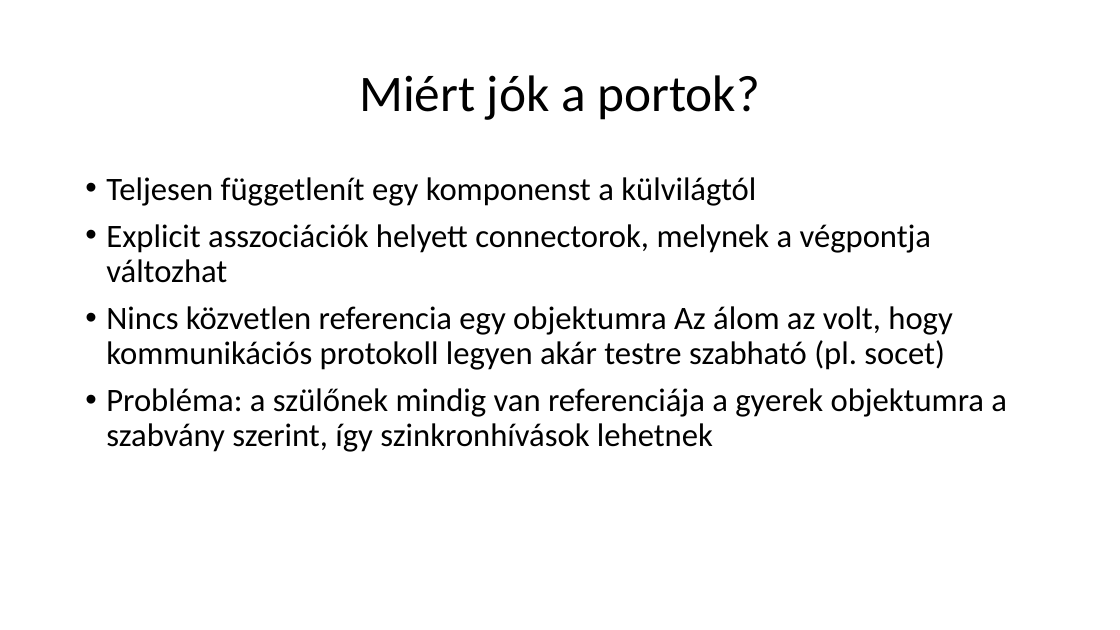
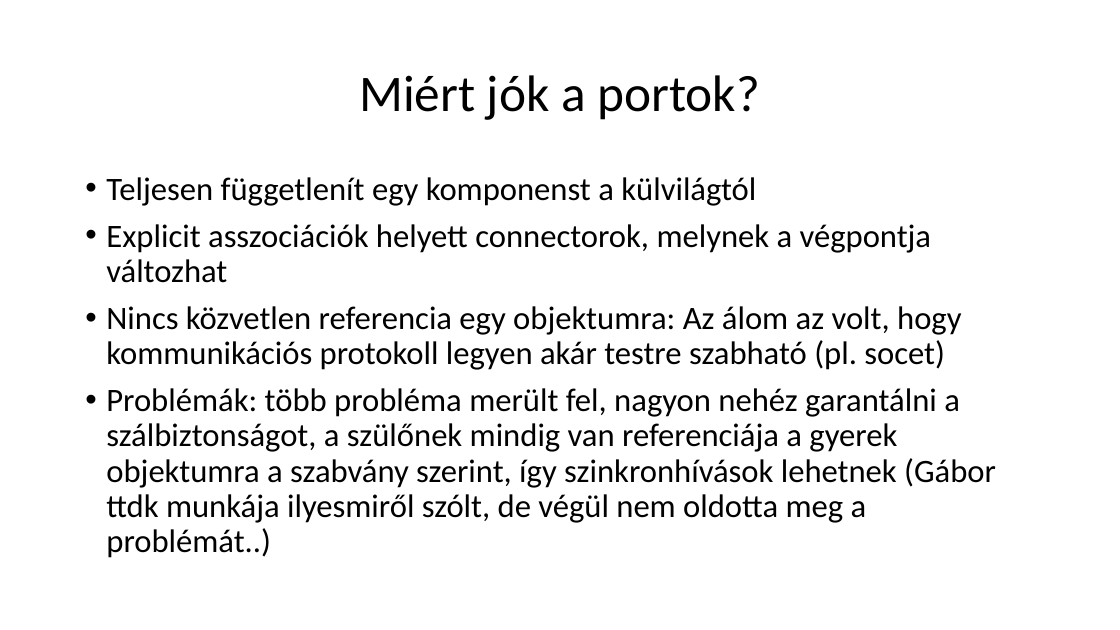
Before and after one commit to nagyandras95/Egyetem, a slide deck: slide 7 of port_versions/Komponensek.pptx. Drawn at 1120x630 pixels with LibreOffice and Linux fonts; fonts in the diff are those of the drawing. Boxes give left, top, right and bottom in pixels: in the first picture for what was removed or moved away, otherwise in the second. Text is boxed around its words. In the diff, an @@ line names an element or a change of style, - is before the commit and + after.

```diff
--- a/port_versions/Komponensek.pptx
+++ b/port_versions/Komponensek.pptx
@@ text at (106,306,996,558): text changed @@
-• Nincs közvetlen referencia egy objektumra Az álom az volt, hogy kommunikációs protokoll legyen akár testre szabható (pl. socet)
-• Probléma: a szülőnek mindig van referenciája a gyerek objektumra a szabvány szerint, így szinkronhívások lehetnek
+• Nincs közvetlen referencia egy objektumra: Az álom az volt, hogy kommunikációs protokoll legyen akár testre szabható (pl. socet)
+• Problémák: több probléma merült fel, nagyon nehéz garantálni a szálbiztonságot, a szülőnek mindig van referenciája a gyerek objektumra a szabvány szerint, így szinkronhívások lehetnek (Gábor ttdk munkája ilyesmiről szólt, de végül nem oldotta meg a problémát..)
```
Also in this commit, not shown: 5 other slides changed, 2 other files.
